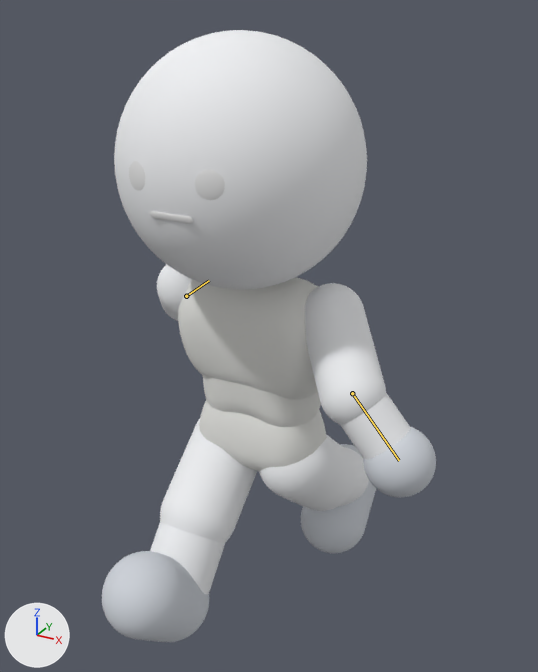
The FBX model Assets/Art/Characters/Chibi/Models/Chibi_Rigged.fbx as it was, and as the next commit left it.
Rendered twice from a 50 mm camera at (0.949, -1.682, 1.838) aimed at (0.022, 0.005, 0.994). The lights are fixed; the arrows at lower left show +X, +Y and +Z. The older version comes first. Both versions are drawn at frame 13 of the action 'Chibi_Armature|CHASE_Run'; the numbers are the values there. The bones that change are drawn over the model as lines.

The first picture shows 'foot_left_vis', 'foot_right_vis', 'hand_left_vis', 'head_vis', 'lower_arm_left_vis', 'pelvis_geom_vis', 'shin_right_vis', 'spine_geom_vis', 'thigh_left_vis', 'thigh_right_vis', 'torso_geom_vis', 'upper_arm_left_vis' and 3 more.
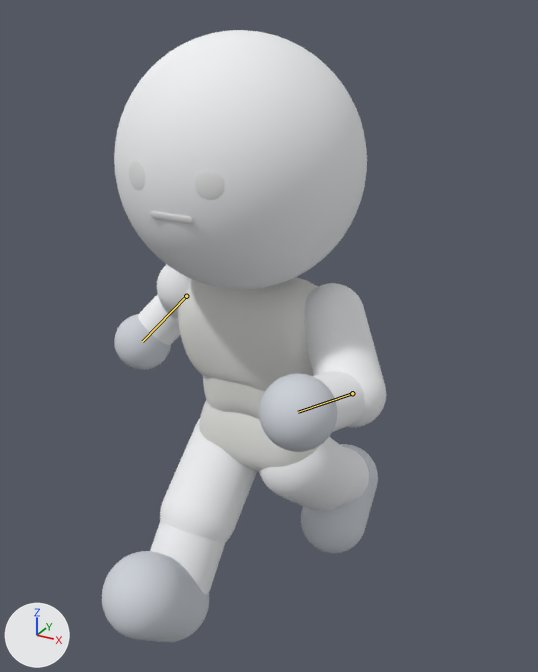
Changed parts and their boxes (x1, y1, x2, y2) in the pictures (538 x 672 px):
'hand_left_vis', posed (7% wider, 13% taller)
    before: (363, 427, 436, 497)
    after: (259, 373, 337, 452)
'lower_arm_left_vis', posed
    before: (340, 393, 410, 459)
    after: (313, 371, 365, 432)
'hand_right_vis', posed (not visible before)
    after: (114, 314, 171, 370)
'lower_arm_right_vis', posed (not visible before)
    after: (138, 294, 180, 345)
bone 'lower_arm_left', root to tip
    before: (352, 393) to (399, 460)
    after: (352, 393) to (298, 412)
bone 'lower_arm_right', root to tip
    before: (186, 296) to (209, 280)
    after: (186, 296) to (142, 341)

The edits, one by one:
Bone 'lower_arm_left' (bone_lower_arm_left) turns from (0, 0, 32) to (0, 0, -74) degrees about its own x, y and z.
Bone 'lower_arm_right' (bone_lower_arm_right) turns from (0, 0, 32) to (0, 0, -74) degrees about its own x, y and z.
